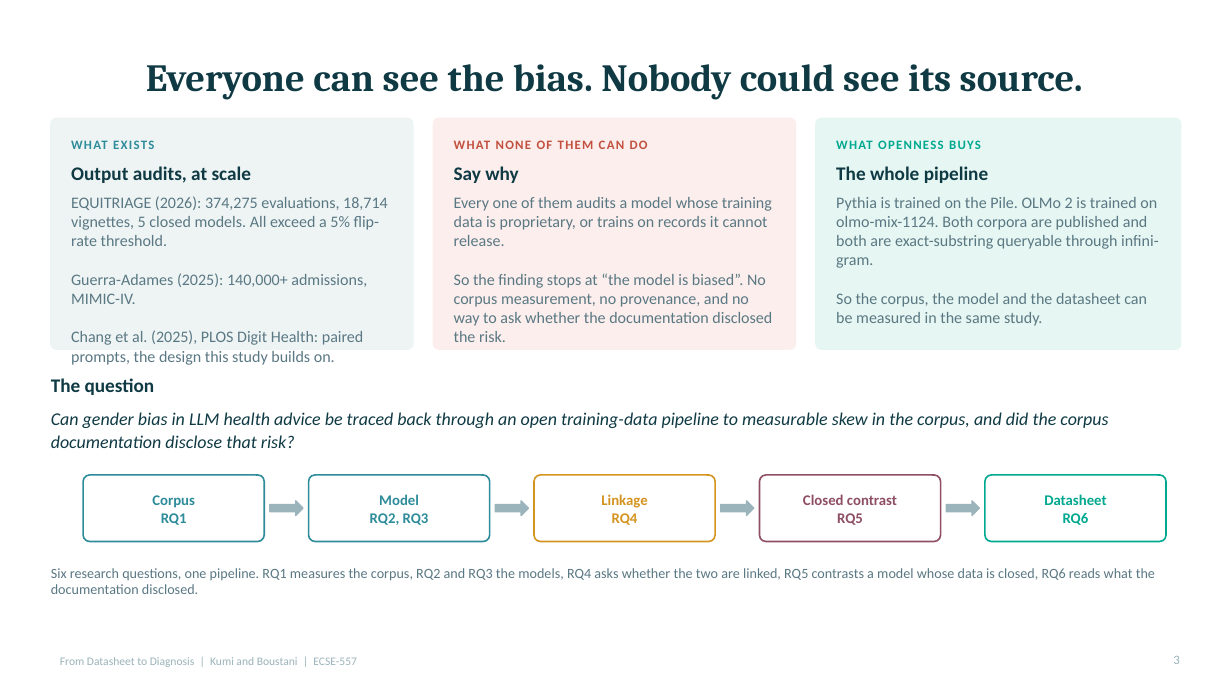
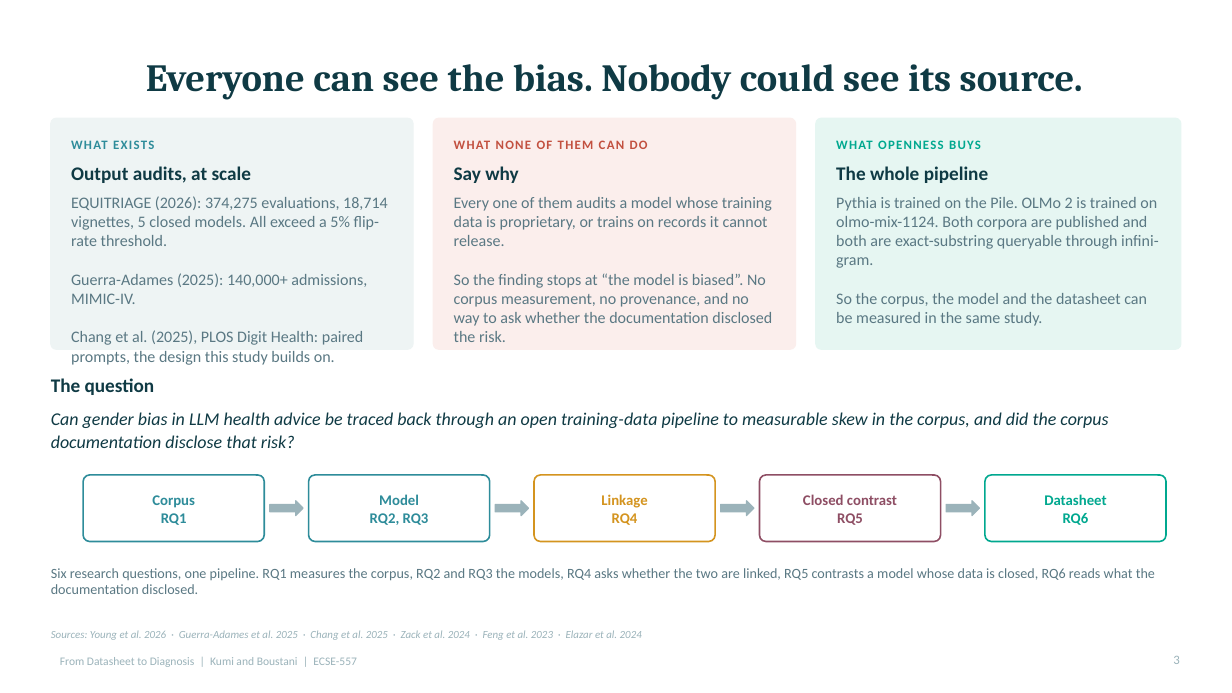
Before and after one commit to Evans-Junior/datasheet-to-diagnosis-audit, a slide deck: slide 3 of Datasheet_to_Diagnosis_Talk.pptx. Drawn at 1232x693 pixels with LibreOffice and Linux fonts; fonts in the diff are those of the drawing. Boxes give left, top, right and bottom in pixels: in the first picture for what was removed or moved away, otherwise in the second. Text is boxed around its words. In the diff, an @@ line names an element or a change of style, - is before the commit and + after.

Commit message:
Render every citation from one file, and show the gap in them
The talk deck had no reference list. Typing a bibliography onto two slides
would have created the defect this repo has logged five times: a derived
artefact with nothing tying it to its source. So docs/references.json is the
single source, figures.js reads it, and cite(id) throws on an unknown id
because a mistyped attribution must stop the build rather than print a blank
where a credit belongs. Each entry records which project document verified it.

The part worth defending is the gap. Only 15 of 25 live vignettes have a formal
citation of record; three more have a guideline identifier and no citation, and
seven have neither. All ten are quoted at first hand in the compendium and
author-reviewed against that quote, so they are sourced but not cited. The
references slide names all ten rather than dropping them, because a list that
silently omits ten of twenty-five reads as a complete one, which is the same
failure the deck criticises the Pile datasheet for two slides earlier.

check_references.py gates the file against the live vignette set in both
directions and refuses a verified claim with no DOI and no named identifier. It
caught the GINA entry on the first run.

The render caught two bugs in the citation shortener: it read 2101 out of
arXiv:2101.00027 as a year, and it missed multi-author works whose citation
does not contain the words "et al.". Both fixed, all 26 citations verified to
resolve to a sane author and year.

```diff
--- a/Datasheet_to_Diagnosis_Talk.pptx
+++ b/Datasheet_to_Diagnosis_Talk.pptx
@@ text added at [51,630,642,640], 8.5 pt, text #9BB3BA, italic @@
+Sources: Young et al. 2026 · Guerra-Adames et al. 2025 · Chang et al. 2025 · Zack et al. 2024 · Feng et al. 2023 · Elazar et al. 2024
```
Also in this commit, not shown: 14 other slides changed, 3 slides added, 14 other files.
